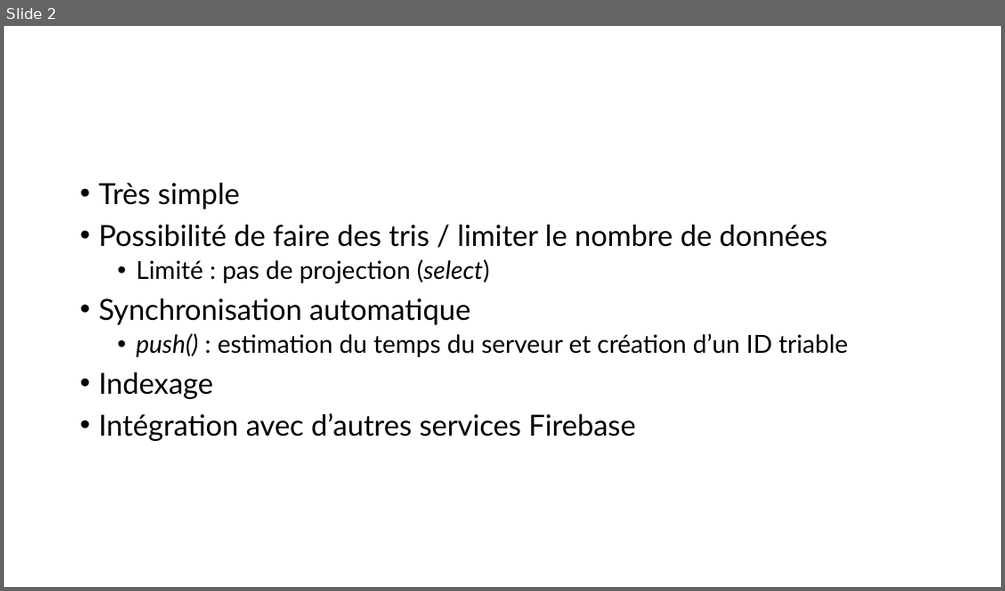
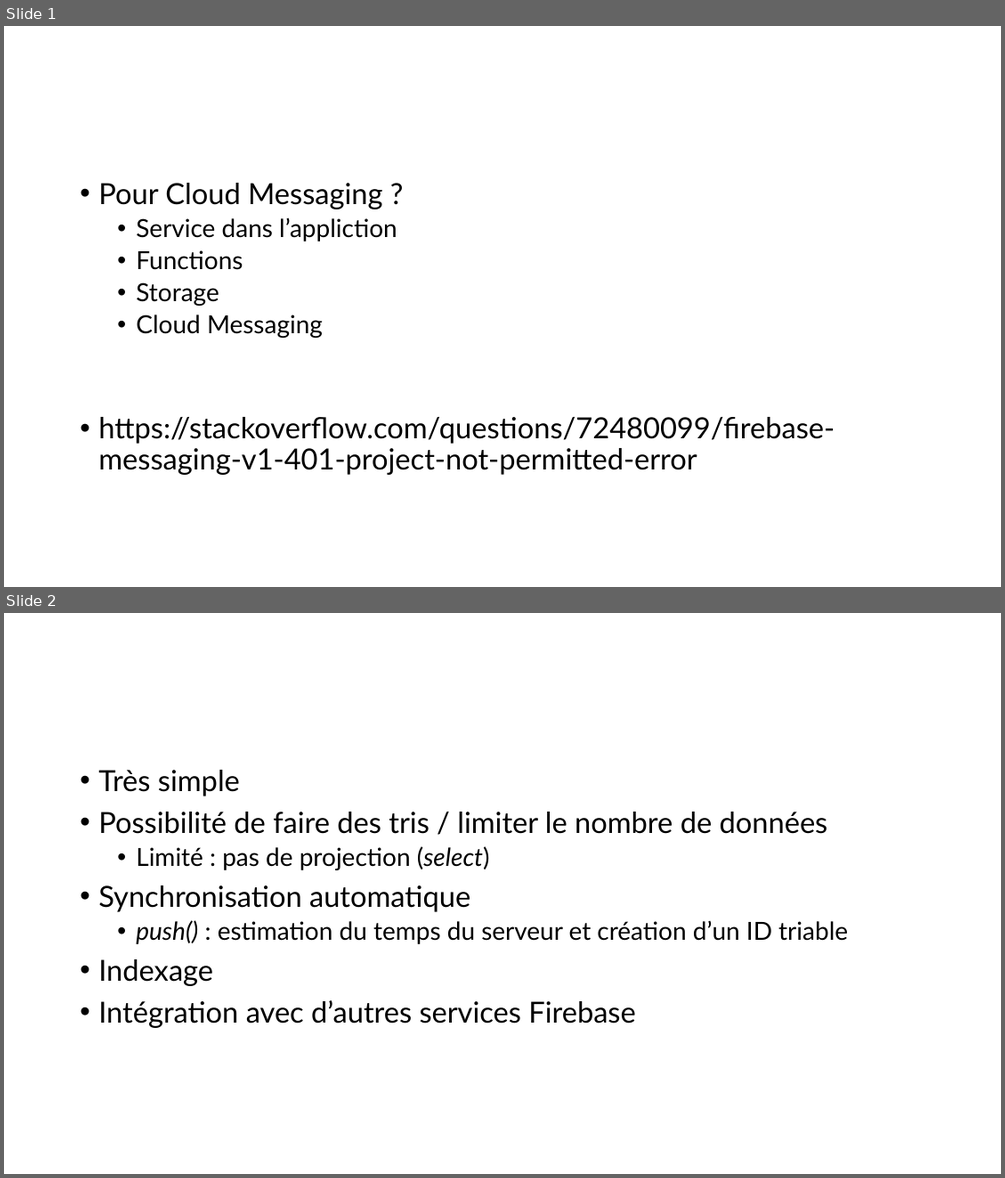
Before and after one commit to bchollet/DMA-LABOS, a slide deck: 5_Project/Présentation.pptx. Shown one above the other, each under a label of ours: slide 2 before the commit, slides 1 and 2 after it. The pictures are 1005x591 and 1005x1178 pixels, drawn with LibreOffice and Linux fonts; fonts in the diff are those of the drawing. Boxes give left, top, right and bottom in pixels: in the first picture for what was removed or moved away, otherwise in the second. Text is boxed around its words. In the diff, an @@ line names an element or a change of style, - is before the commit and + after.

```diff
--- a/5_Project/Présentation.pptx
+++ b/5_Project/Présentation.pptx
@@ slide 1 added at box(4, 26, 1001, 587), background #FFFFFF @@
@@ text added at box(98, 183, 834, 475), 28 pt, text #000000 @@
+• Pour Cloud Messaging ?
+  • Service dans l’appliction
+  • Functions
+  • Storage
+  • Cloud Messaging
+• https://stackoverflow.com/questions/72480099/firebase-messaging-v1-401-project-not-permitted-error
```
Also in this commit, not shown: 1 slide removed, 14 other files.
